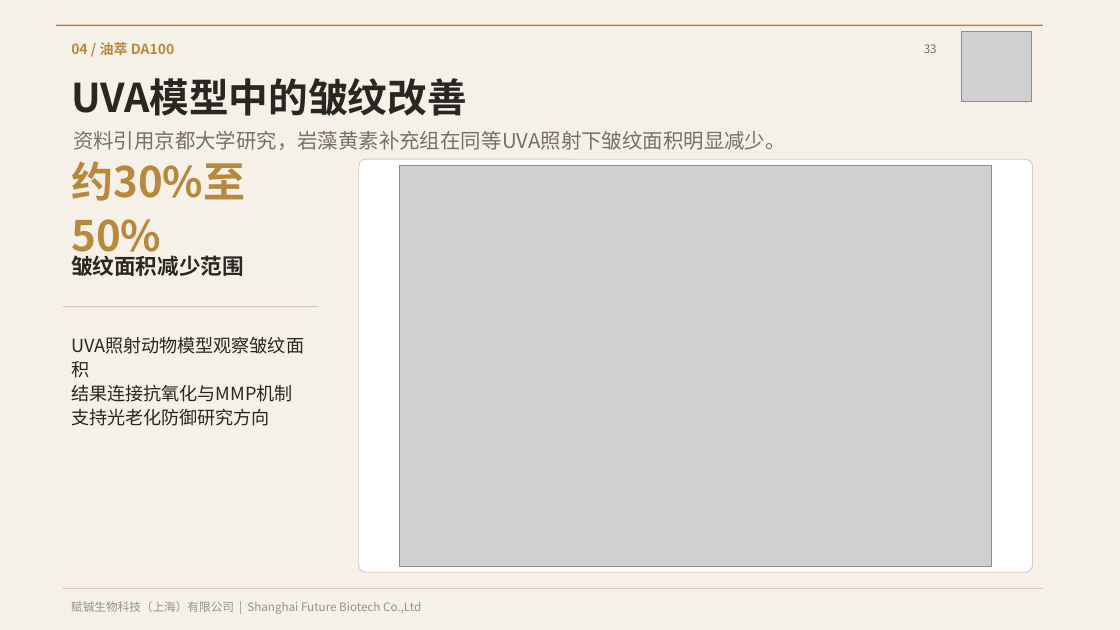
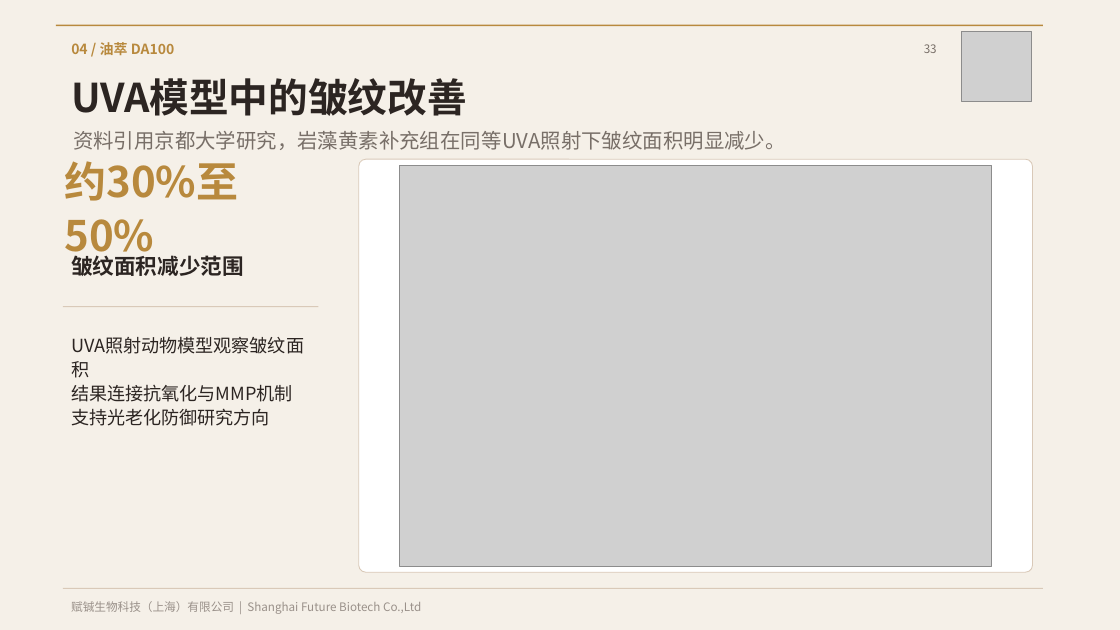
Before and after one commit to futurebio/futurebio.github.io, a slide deck: slide 33 of downloads/anti-aging-ingredient-portfolio-latest.pptx. Drawn at 1120x630 pixels with LibreOffice and Linux fonts; fonts in the diff are those of the drawing; grey boxes stand for pictures. Boxes give left, top, right and bottom in pixels: in the first picture for what was removed or moved away, otherwise in the second. Text is boxed around its words. In the diff, an @@ line names an element or a change of style, - is before the commit and + after.

```diff
--- a/downloads/anti-aging-ingredient-portfolio-latest.pptx
+++ b/downloads/anti-aging-ingredient-portfolio-latest.pptx
@@ text "约30%至50%": place and size @@
-text "约30%至50%" at bbox=[71, 161, 245, 262]
+text "约30%至50%" at bbox=[64, 161, 238, 262]
```
Also in this commit, not shown: 11 other slides changed, 4 slides added, 3 other files.
